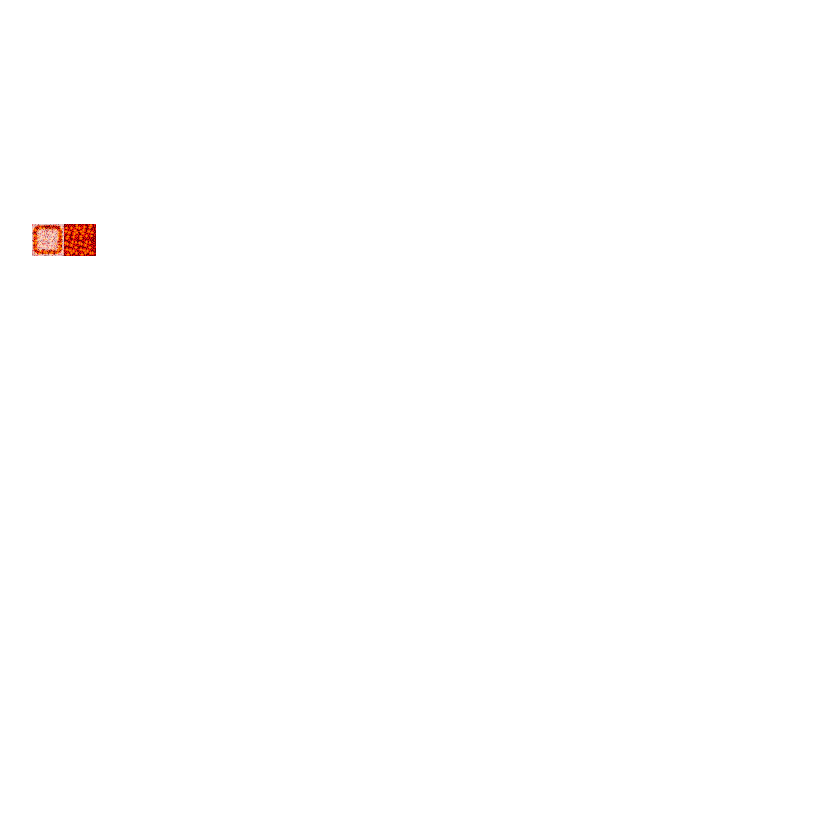
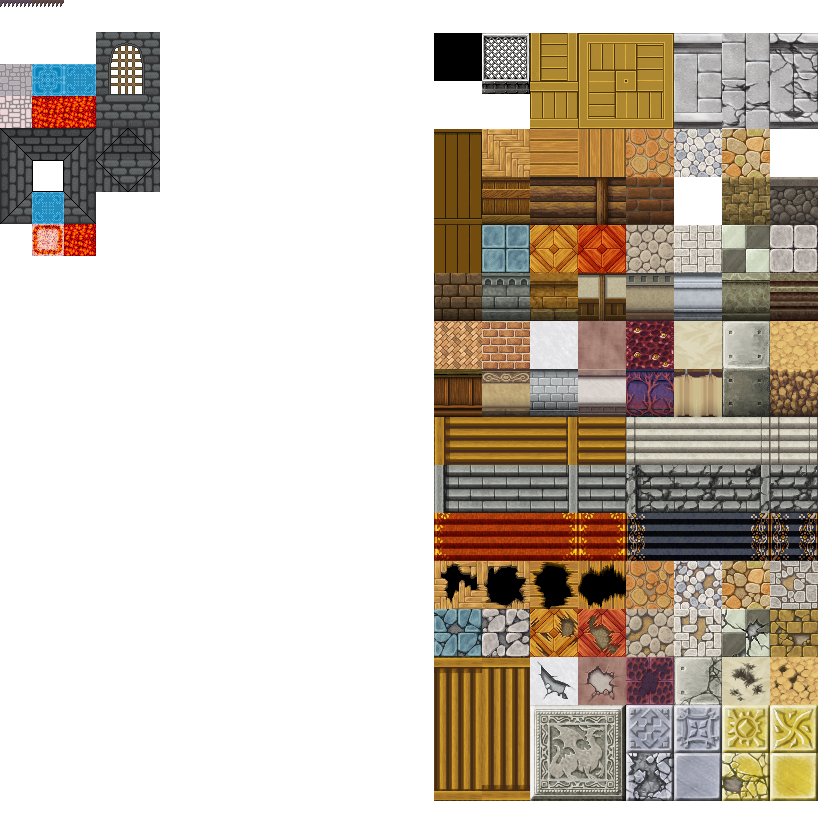
Comparing the layer stacks of the two w=832, h=832 images. Changes:
showed "Layer 3" over box(32, 192, 64, 224)
showed "Layer 4 copy 2" over box(128, 128, 160, 160)
showed "Layer 4 copy" over box(96, 128, 128, 160)
showed "Layer 4 copy 3" over box(128, 160, 160, 192)
showed "Layer 4" over box(96, 160, 128, 192)
showed "Layer 2" over box(0, 0, 818, 801)
